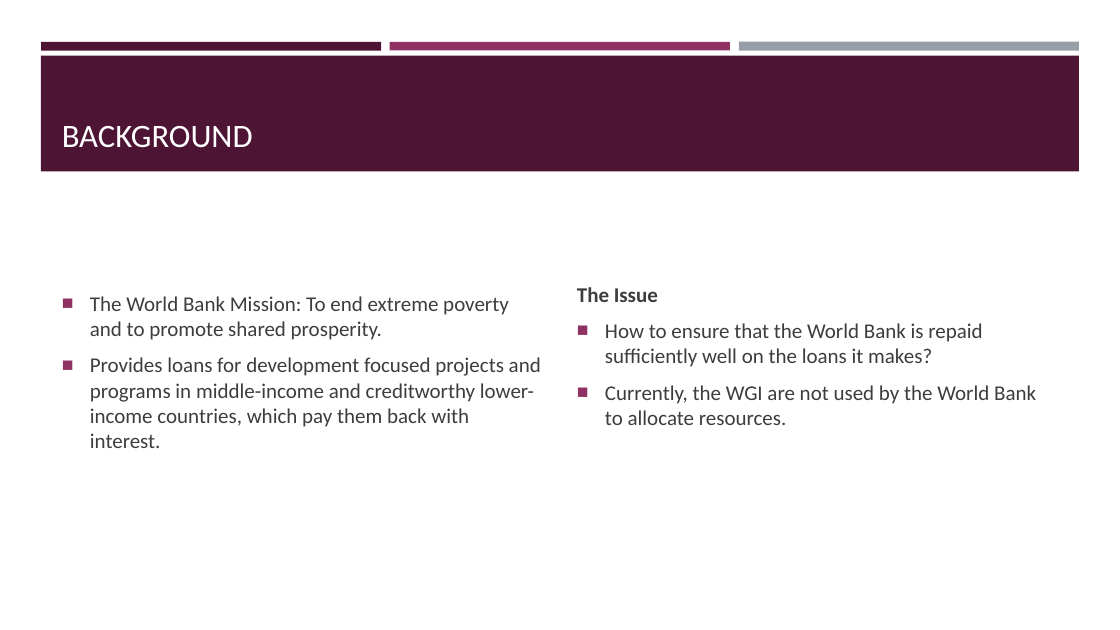
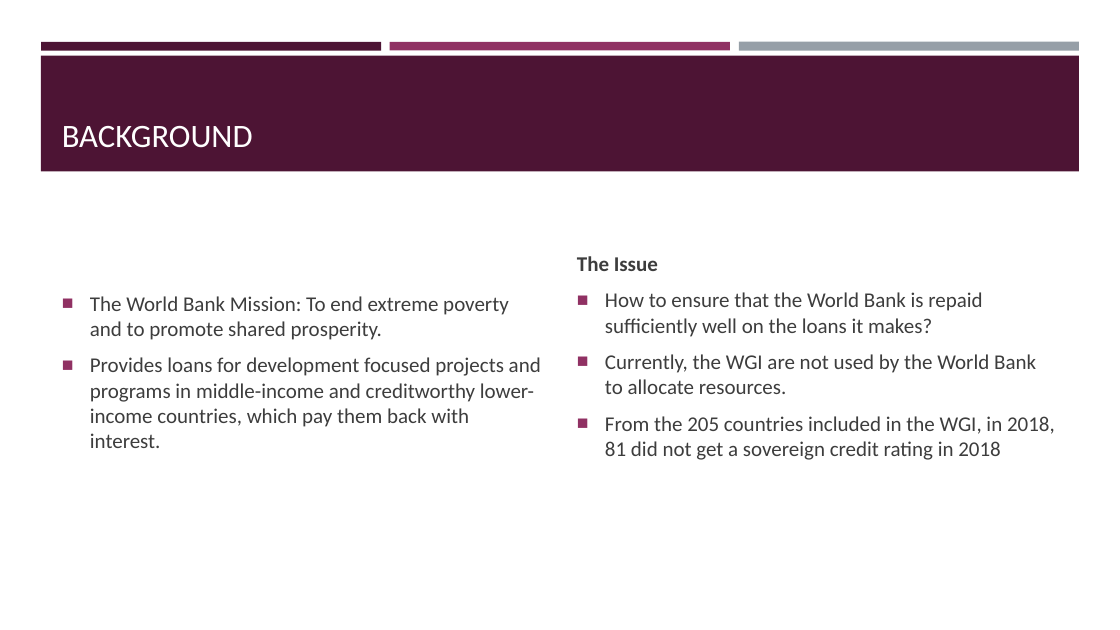
Before and after one commit to feraguilari/WorldBank_Capstone, a slide deck: slide 3 of presentation.pptx. Drawn at 1120x630 pixels with LibreOffice and Linux fonts; fonts in the diff are those of the drawing. Boxes give left, top, right and bottom in pixels: in the first picture for what was removed or moved away, otherwise in the second. Text is boxed around its words. In the diff, an @@ line names an element or a change of style, - is before the commit and + after.

```diff
--- a/presentation.pptx
+++ b/presentation.pptx
@@ text at <box>605,416,1055,460</box>: paragraph added @@
+■ From the 205 countries included in the WGI, in 2018, 81 did not get a sovereign credit rating in 2018
```
Also in this commit, not shown: 3 other slides changed, 1 slide added, 2 other files.
